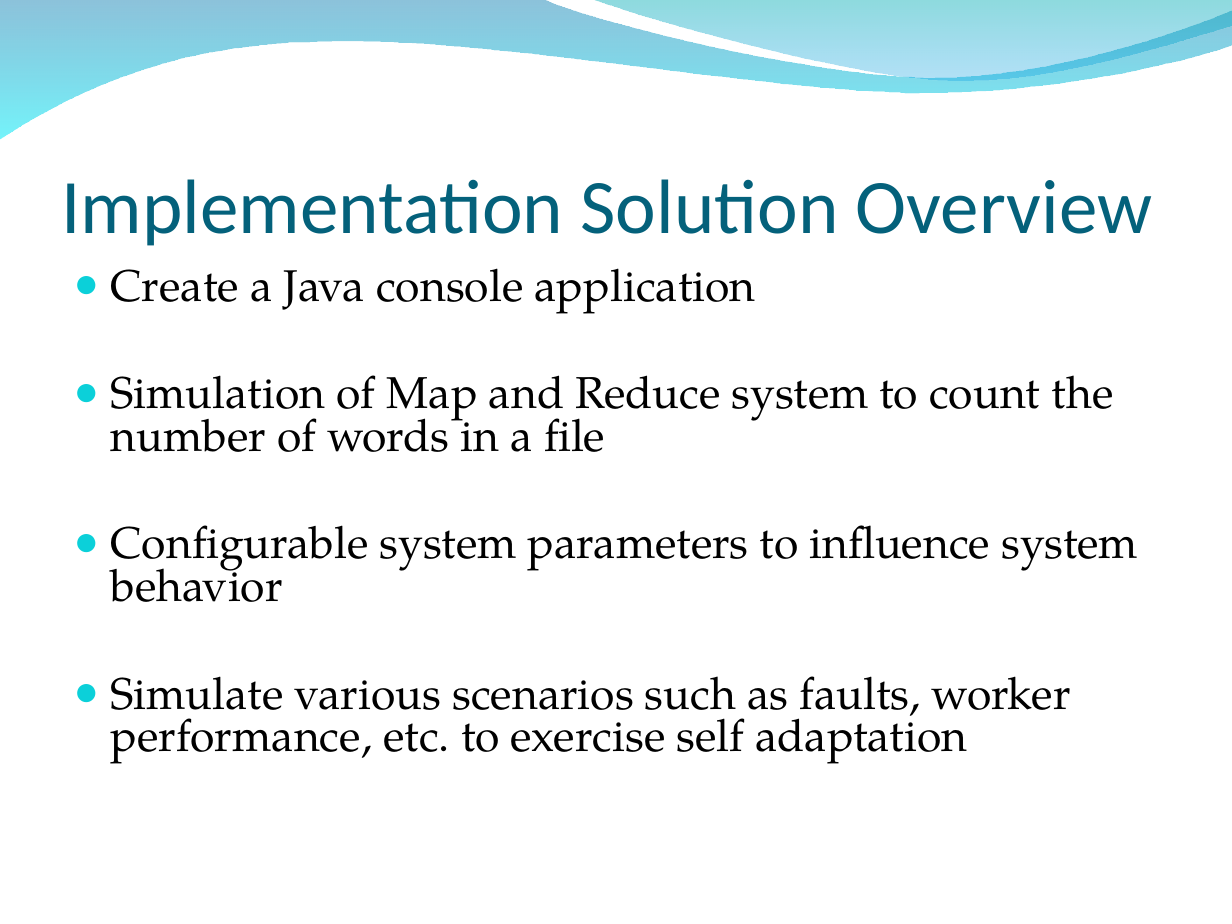
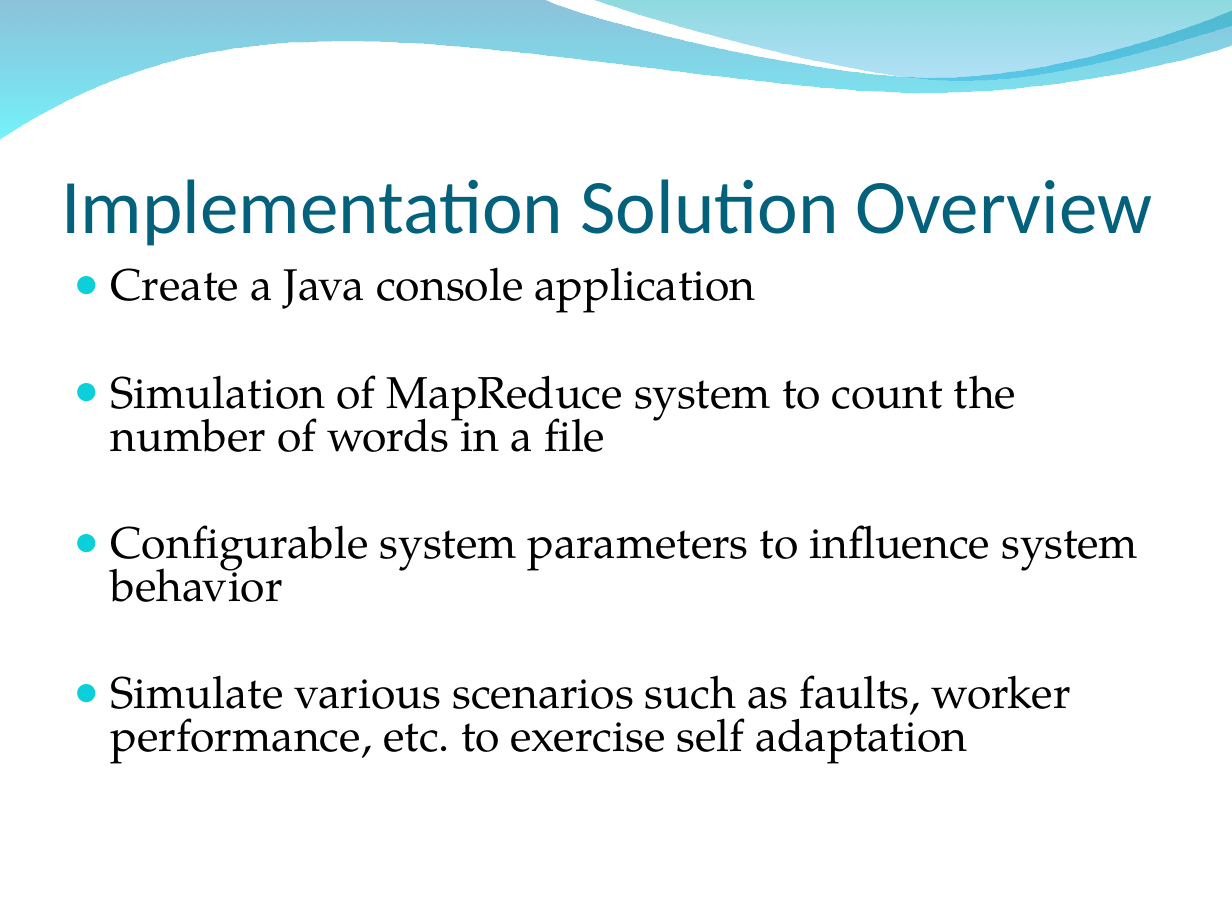
Before and after one commit to osecki/cs647, a slide deck: slide 6 of Documentation/Presentation.ppt. Drawn at 1232x924 pixels with LibreOffice and Linux fonts; fonts in the diff are those of the drawing; background and template pictures are left out. Boxes give left, top, right and bottom in pixels: in the first picture for what was removed or moved away, otherwise in the second. Text is boxed around its words. In the diff, an @@ line names an element or a change of style, - is before the commit and + after.

Commit message:
Made slight tweaks to our working final versions of our presentation and pre-proposal.

```diff
--- a/Documentation/Presentation.ppt
+++ b/Documentation/Presentation.ppt
@@ text at [110,375,1016,452]: text changed @@
-● Simulation of Map and Reduce system to count the number of words in a file
+● Simulation of MapReduce system to count the number of words in a file
```
Also in this commit, not shown: 1 other file.
